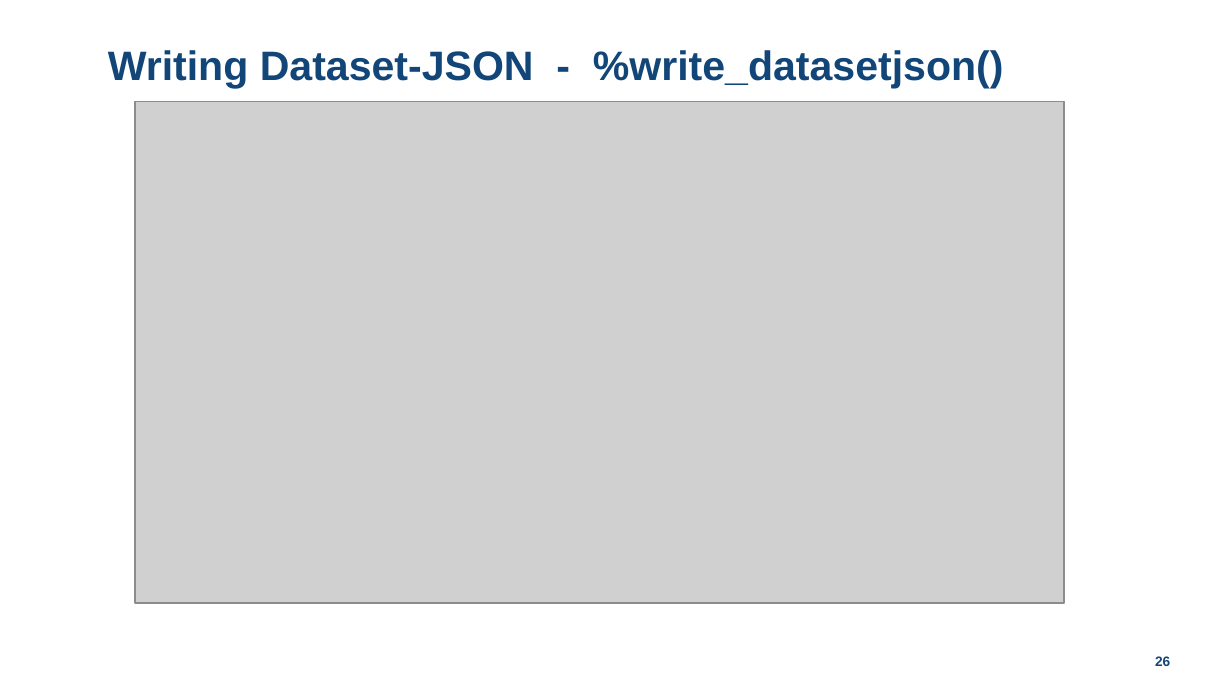
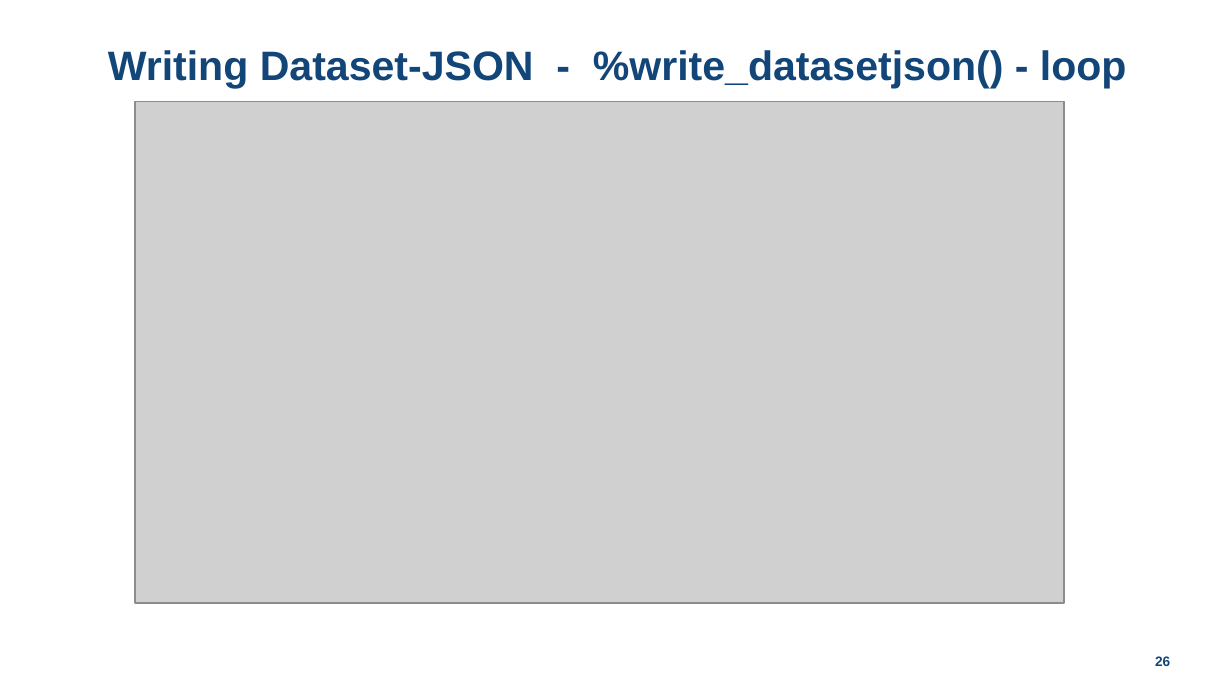
Before and after one commit to lexjansen/dataset-json-sas, a slide deck: slide 26 of doc/CDISC_COSA_webinar_20231005_dataset-json_SAS.pptx. Drawn at 1232x693 pixels with LibreOffice and Linux fonts; fonts in the diff are those of the drawing; grey boxes stand for pictures; background and template pictures are left out. Boxes give left, top, right and bottom in pixels: in the first picture for what was removed or moved away, otherwise in the second. Text is boxed around its words. In the diff, an @@ line names an element or a change of style, - is before the commit and + after.

```diff
--- a/doc/CDISC_COSA_webinar_20231005_dataset-json_SAS.pptx
+++ b/doc/CDISC_COSA_webinar_20231005_dataset-json_SAS.pptx
@@ title at (108,50,1127,88): text changed @@
-Writing Dataset-JSON - %write_datasetjson()
+Writing Dataset-JSON - %write_datasetjson() - loop
```
Also in this commit, not shown: 3 other slides changed, 5 other files.
